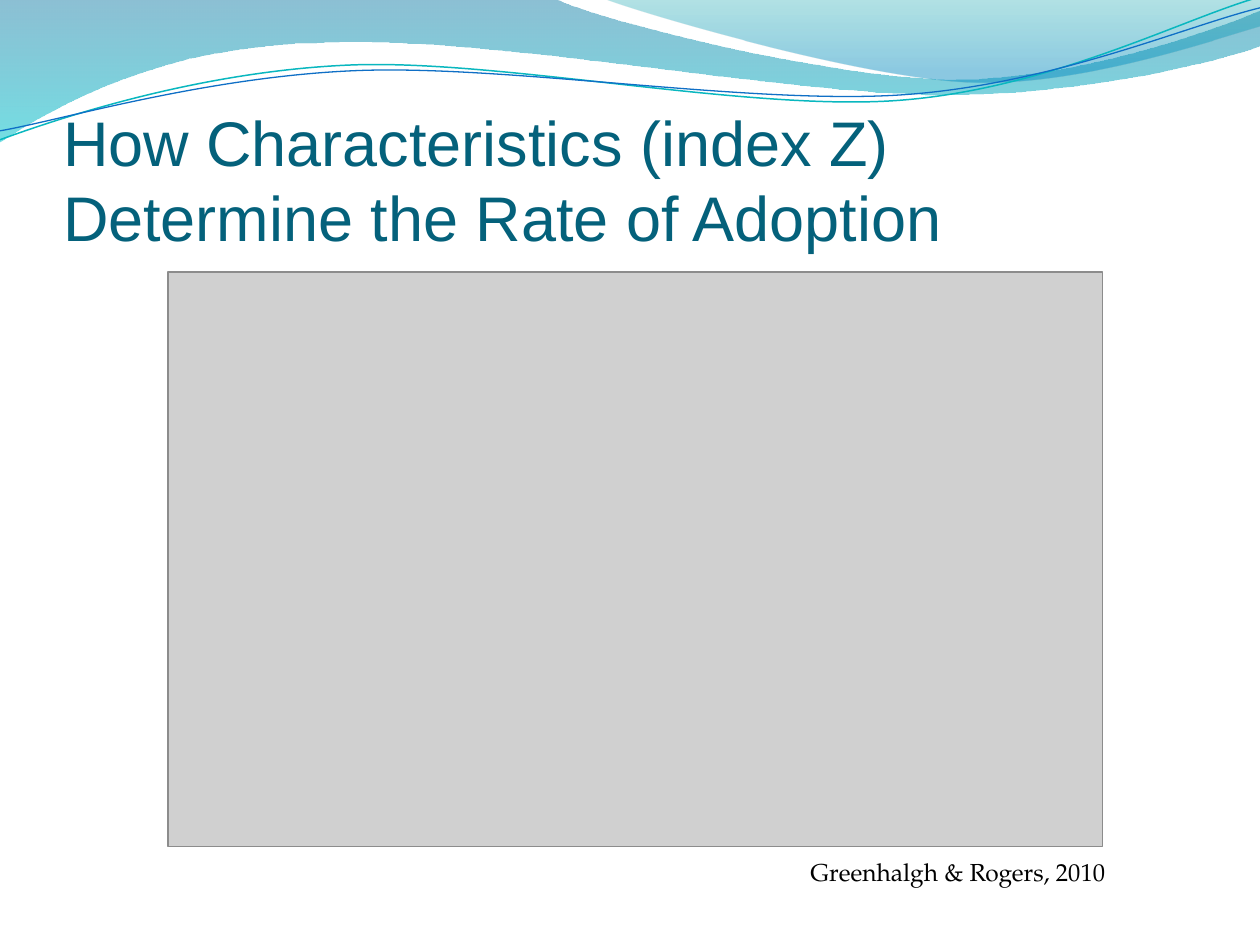
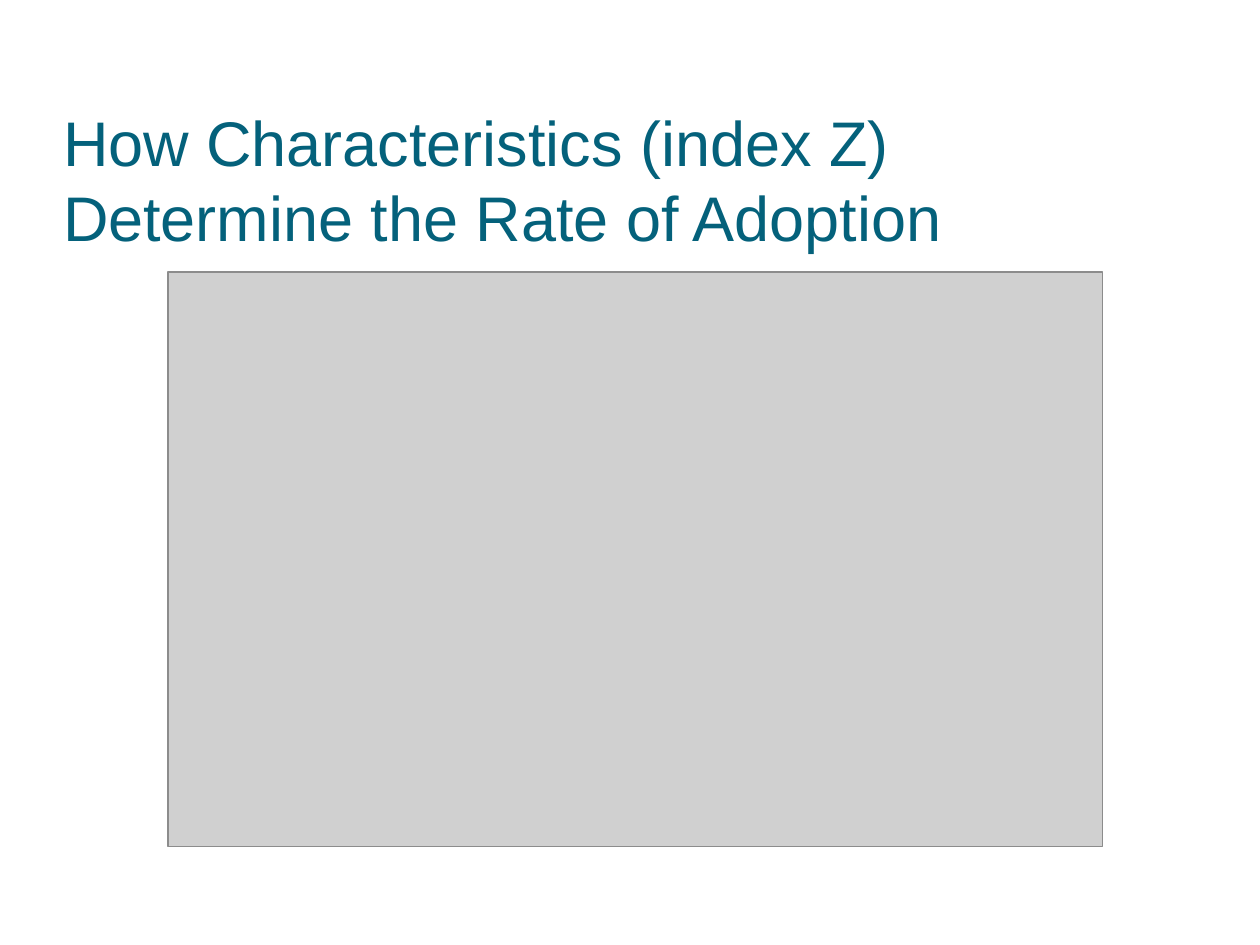
Before and after one commit to muff1nman/ClassNotes, a slide deck: slide 13 of Econ/PPT/S13_Lecture_15.pptx. Drawn at 1260x945 pixels with LibreOffice and Linux fonts; fonts in the diff are those of the drawing; grey boxes stand for pictures; background and template pictures are left out. Boxes give left, top, right and bottom in pixels: in the first picture for what was removed or moved away, otherwise in the second. Text is boxed around its words. In the diff, an @@ line names an element or a change of style, - is before the commit and + after.

```diff
--- a/Econ/PPT/S13_Lecture_15.pptx
+++ b/Econ/PPT/S13_Lecture_15.pptx
@@ freeform shape removed at bbox=[0, 0, 1260, 142] @@
@@ freeform shape removed at bbox=[0, 0, 1260, 147] @@
@@ freeform shape removed at bbox=[0, 8, 1260, 141] @@
@@ freeform shape removed at bbox=[604, 0, 1260, 87] @@
@@ text removed at bbox=[810, 863, 1105, 888] @@
-Greenhalgh & Rogers, 2010
```
Also in this commit, not shown: 23 other slides changed, 11 other files.
